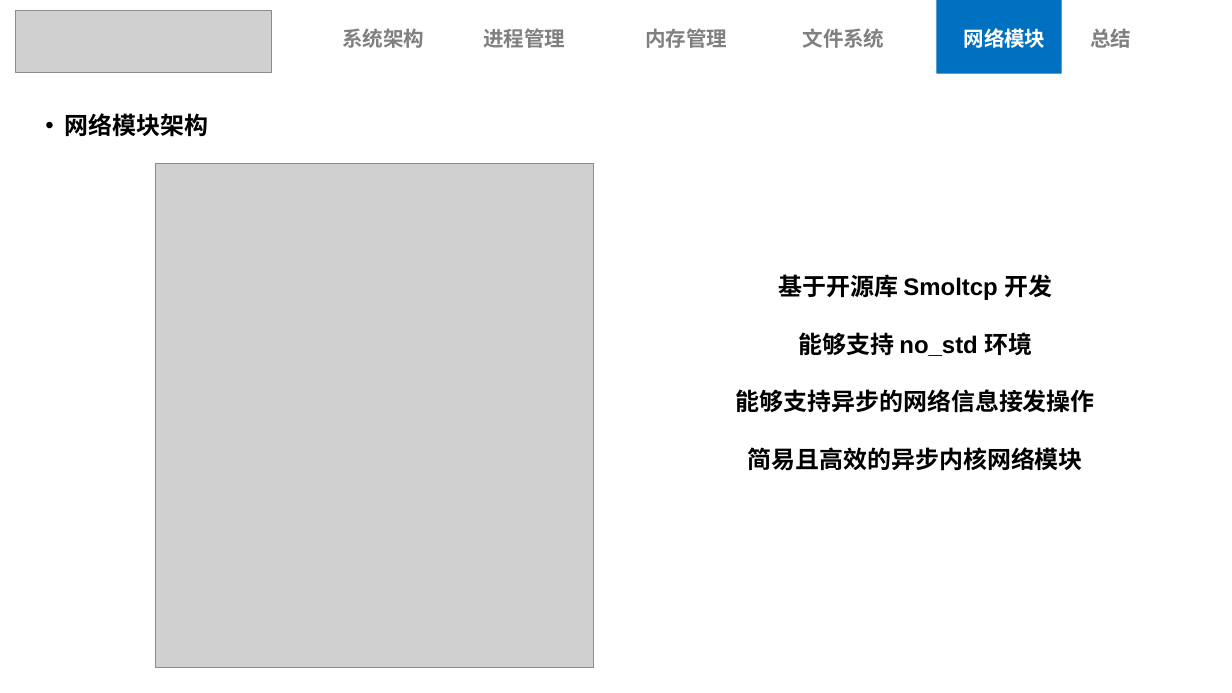
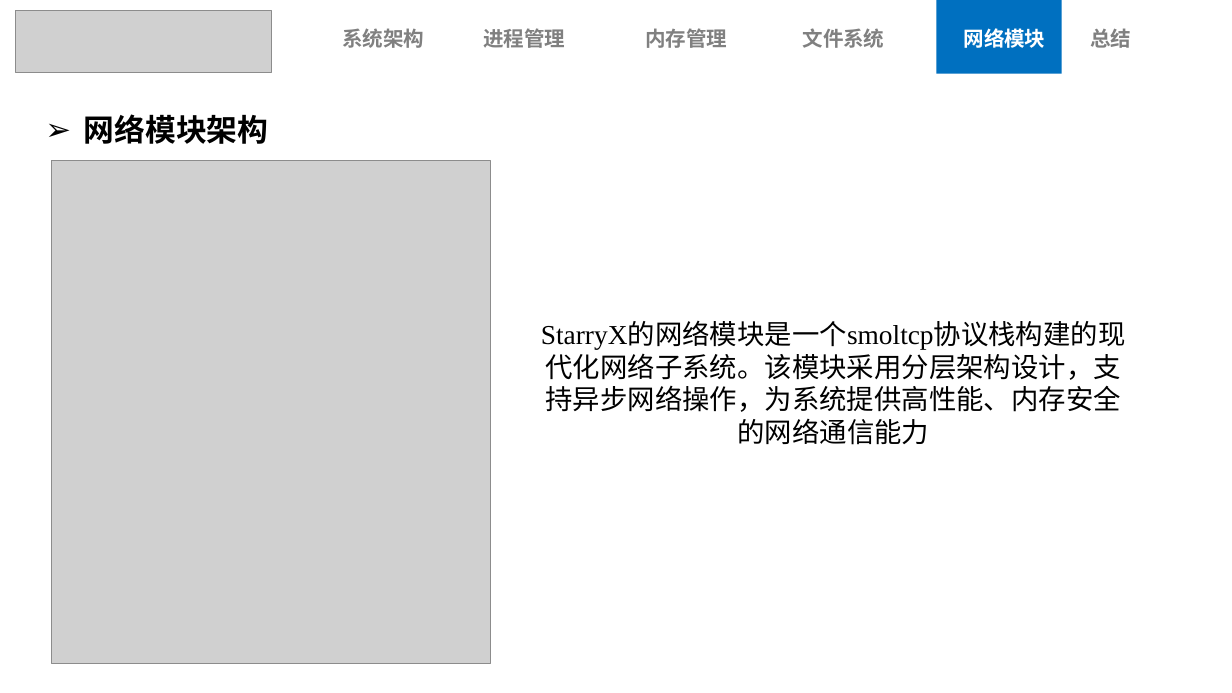
Before and after one commit to Anekoique/StarryX, a slide deck: slide 22 of docs/StarryX.pptx (slide 19 before the commit). Drawn at 1232x693 pixels with LibreOffice and Linux fonts; fonts in the diff are those of the drawing; grey boxes stand for pictures; background and template pictures are left out. Boxes give left, top, right and bottom in pixels: in the first picture for what was removed or moved away, otherwise in the second. Text is boxed around its words. In the diff, an @@ line names an element or a change of style, - is before the commit and + after.

```diff
--- a/docs/StarryX.pptx
+++ b/docs/StarryX.pptx
@@ text "网络模块架构" at (x1=84, y1=114, x2=269, y2=144): size 28 to 36 pt, font Arial to Noto Sans CJK SC; bullet • to ➢ @@
@@ picture moved from (x1=155, y1=164, x2=593, y2=667) to (x1=52, y1=160, x2=490, y2=663) @@
@@ text at (x1=545, y1=349, x2=1121, y2=445): text changed; size 28 to 32 pt; font Arial to Times New Roman; bold off @@
-基于开源库 Smoltcp 开发
-能够支持 no_std 环境
-能够支持异步的网络信息接发操作
-简易且高效的异步内核网络模块
+StarryX的网络模块是一个smoltcp协议栈构建的现代化网络子系统。该模块采用分层架构设计，支持异步网络操作，为系统提供高性能、内存安全的网络通信能力
```
Also in this commit, not shown: 18 other slides changed, 3 slides added, 1 slide removed, 3 other files.
